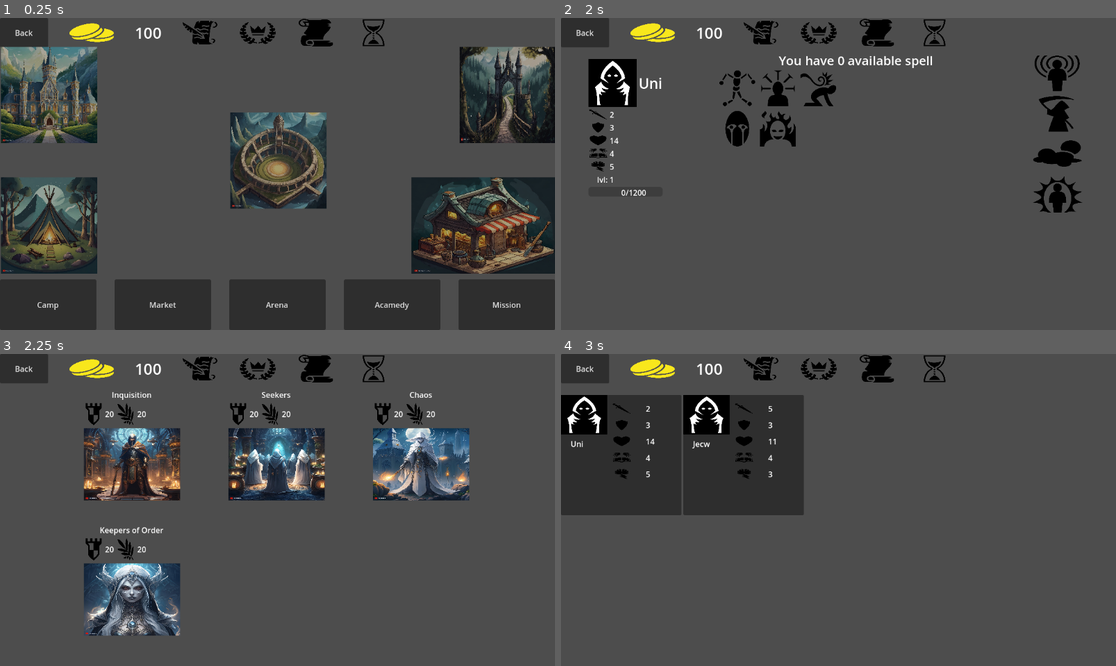
Above: before the commit, frames 1-4 (two rows, left to right).
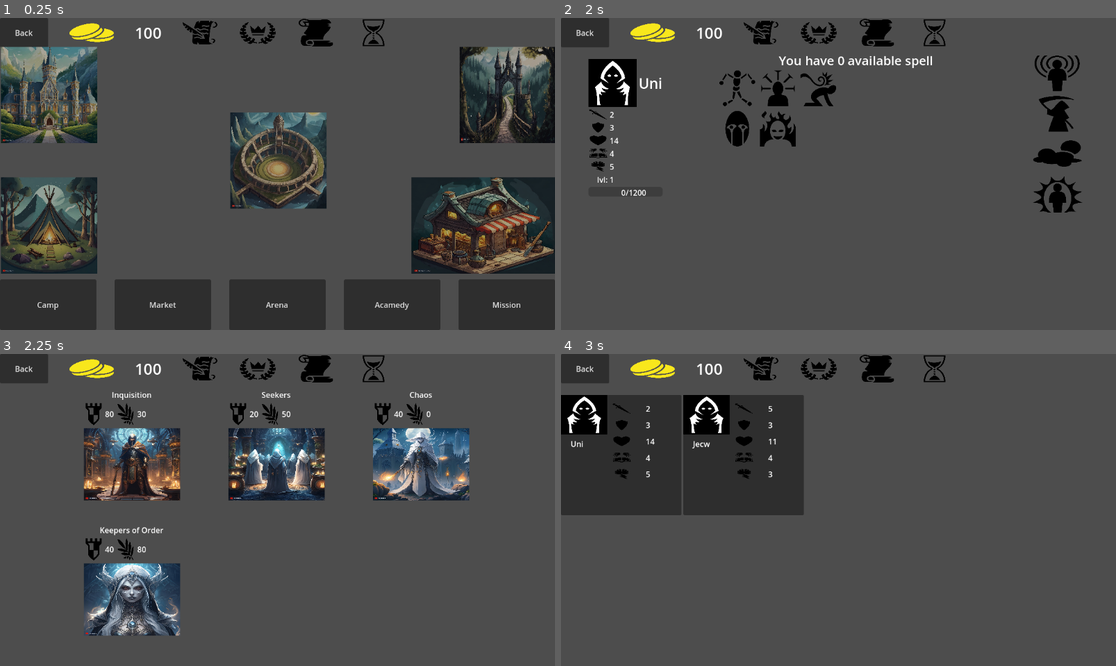
Above: after the commit, the same moments.

Repository: ualisars/ManagementPrototype
Game: Godot game, scene res://Interface/General/player_interface.tscn
Two runs of this game, one before a commit and one after it. Both use one fixed random seed, a clock stepped at 60 frames per second and the inputs below.
Inputs (mouse positions are in pixels of both pictures, inside the frame that each line leads up to):
- Up to frame 1 (0.25 s): no input
- Up to frame 2 (2 s): click "Camp" at 0.5 s; move the mouse to (622, 117) at 1.27 s; press the mouse at (622, 117) at 1.28 s
- Up to frame 3 (2.25 s): tap Enter at 2 s; move the mouse to (255, 369) at 2.02 s; release the mouse at (255, 369) at 2.03 s; click (255, 369) at 2.1 s
- Up to frame 4 (3 s): click "Back" at 2.75 s

Frames 1-2 are identical in both runs. In frame 3, less than 0.1% of the frame differs, in the area x 18-79%, y 18-64%; in frame 4, nothing differs.

Commit message:
add fraction class

Diff:
--- /dev/null
+++ b/Fractions/fraction.gd
@@ -0,0 +1,19 @@
+extends Node
+
+class_name Fraction
+
+var fraction_name: String
+var power: int
+var influence: int
+var relationship: int
+
+
+func _ready():
+	pass
+
+
+func init(init_name: String, init_power: int, init_influence: int, init_relationship) -> void:
+	fraction_name = init_name
+	power = init_power
+	influence = init_influence
+	relationship = init_relationship
--- /dev/null
+++ b/Fractions/fraction.tscn
@@ -0,0 +1,6 @@
+[gd_scene load_steps=2 format=3 uid="uid://cbwpxa6scyg2m"]
+
+[ext_resource type="Script" path="res://Fractions/fraction.gd" id="1_j8xq0"]
+
+[node name="Fraction" type="Node"]
+script = ExtResource("1_j8xq0")
--- /dev/null
+++ b/Interface/Fractions/fraction_list.gd
@@ -0,0 +1,27 @@
+extends Control
+
+
+@onready var inquisition_power_value = $FractionListContainer/InquisitionFraction/StatsContainer/PowerValue
+@onready var inquisition_relationship_value = $FractionListContainer/InquisitionFraction/StatsContainer/RelationshipValue
+
+@onready var seekers_power_value = $FractionListContainer/SeekersFraction/StatsContainer/PowerValue
+@onready var seekers_relationship_value = $FractionListContainer/SeekersFraction/StatsContainer/RelationshipValue
+
+@onready var chaos_power_value = $FractionListContainer/ChaosFraction/StatsContainer/PowerValue
+@onready var chaos_relationship_value = $FractionListContainer/ChaosFraction/StatsContainer/RelationshipValue
+
+@onready var keepers_power_value = $FractionListContainer/KeepersOfOrderFraction/StatsContainer/PowerValue
+@onready var keepers_relationship_value = $FractionListContainer/KeepersOfOrderFraction/StatsContainer/RelationshipValue
+
+func _ready() -> void:
+	inquisition_power_value.text = str(FractionManager.inquisition.power)
+	inquisition_relationship_value.text = str(FractionManager.inquisition.relationship)
+
+	seekers_power_value.text = str(FractionManager.seekers.power)
+	seekers_relationship_value.text = str(FractionManager.seekers.relationship)
+
+	chaos_power_value.text = str(FractionManager.chaos.power)
+	chaos_relationship_value.text = str(FractionManager.chaos.relationship)
+
+	keepers_power_value.text = str(FractionManager.keepers.power)
+	keepers_relationship_value.text = str(FractionManager.keepers.relationship)
--- a/Interface/Fractions/fraction_list.tscn
+++ b/Interface/Fractions/fraction_list.tscn
@@ -1,6 +1,7 @@
-[gd_scene load_steps=8 format=3 uid="uid://cf5e4uxktordi"]
+[gd_scene load_steps=9 format=3 uid="uid://cf5e4uxktordi"]
 
 [ext_resource type="PackedScene" uid="uid://c45vn5g0rmckg" path="res://Interface/General/player_info_container.tscn" id="1_hldiw"]
+[ext_resource type="Script" path="res://Interface/Fractions/fraction_list.gd" id="1_ywlde"]
 [ext_resource type="Texture2D" uid="uid://bhanw6wri0e4n" path="res://Images/power.svg" id="2_4ne6t"]
 [ext_resource type="Texture2D" uid="uid://cuxv74y4s8u71" path="res://Images/relationship.svg" id="3_gri5e"]
 [ext_resource type="Texture2D" uid="uid://daritu3vcrwvu" path="res://Images/inquisition.jpg" id="4_otpkp"]
@@ -15,6 +16,7 @@
 anchor_bottom = 1.0
 grow_horizontal = 2
 grow_vertical = 2
+script = ExtResource("1_ywlde")
 
 [node name="PlayerInfoContainer" parent="." instance=ExtResource("1_hldiw")]
 layout_mode = 0
@@ -46,28 +48,28 @@
 text = "Inquisition"
 horizontal_alignment = 1
 
-[node name="VBoxContainer" type="HBoxContainer" parent="FractionListContainer/InquisitionFraction"]
-custom_minimum_size = Vector2(0, 50)
-layout_mode = 2
-
-[node name="PowerIcon" type="TextureRect" parent="FractionListContainer/InquisitionFraction/VBoxContainer"]
-custom_minimum_size = Vector2(40, 20)
-layout_mode = 2
-texture = ExtResource("2_4ne6t")
-expand_mode = 1
-
-[node name="PowerValue" type="Label" parent="FractionListContainer/InquisitionFraction/VBoxContainer"]
-layout_mode = 2
-text = "20
-"
-
-[node name="RelationshipIcon" type="TextureRect" parent="FractionListContainer/InquisitionFraction/VBoxContainer"]
-custom_minimum_size = Vector2(40, 20)
-layout_mode = 2
-texture = ExtResource("3_gri5e")
-expand_mode = 1
-
-[node name="RelationshipValue" type="Label" parent="FractionListContainer/InquisitionFraction/VBoxContainer"]
+[node name="StatsContainer" type="HBoxContainer" parent="FractionListContainer/InquisitionFraction"]
+custom_minimum_size = Vector2(0, 50)
+layout_mode = 2
+
+[node name="PowerIcon" type="TextureRect" parent="FractionListContainer/InquisitionFraction/StatsContainer"]
+custom_minimum_size = Vector2(40, 20)
+layout_mode = 2
+texture = ExtResource("2_4ne6t")
+expand_mode = 1
+
+[node name="PowerValue" type="Label" parent="FractionListContainer/InquisitionFraction/StatsContainer"]
+layout_mode = 2
+text = "20
+"
+
+[node name="RelationshipIcon" type="TextureRect" parent="FractionListContainer/InquisitionFraction/StatsContainer"]
+custom_minimum_size = Vector2(40, 20)
+layout_mode = 2
+texture = ExtResource("3_gri5e")
+expand_mode = 1
+
+[node name="RelationshipValue" type="Label" parent="FractionListContainer/InquisitionFraction/StatsContainer"]
 layout_mode = 2
 text = "20
 "
@@ -88,28 +90,28 @@
 text = "Seekers"
 horizontal_alignment = 1
 
-[node name="VBoxContainer" type="HBoxContainer" parent="FractionListContainer/SeekersFraction"]
-custom_minimum_size = Vector2(0, 50)
-layout_mode = 2
-
-[node name="PowerIcon" type="TextureRect" parent="FractionListContainer/SeekersFraction/VBoxContainer"]
-custom_minimum_size = Vector2(40, 20)
-layout_mode = 2
-texture = ExtResource("2_4ne6t")
-expand_mode = 1
-
-[node name="PowerValue" type="Label" parent="FractionListContainer/SeekersFraction/VBoxContainer"]
-layout_mode = 2
-text = "20
-"
-
-[node name="RelationshipIcon" type="TextureRect" parent="FractionListContainer/SeekersFraction/VBoxContainer"]
-custom_minimum_size = Vector2(40, 20)
-layout_mode = 2
-texture = ExtResource("3_gri5e")
-expand_mode = 1
-
-[node name="RelationshipValue" type="Label" parent="FractionListContainer/SeekersFraction/VBoxContainer"]
+[node name="StatsContainer" type="HBoxContainer" parent="FractionListContainer/SeekersFraction"]
+custom_minimum_size = Vector2(0, 50)
+layout_mode = 2
+
+[node name="PowerIcon" type="TextureRect" parent="FractionListContainer/SeekersFraction/StatsContainer"]
+custom_minimum_size = Vector2(40, 20)
+layout_mode = 2
+texture = ExtResource("2_4ne6t")
+expand_mode = 1
+
+[node name="PowerValue" type="Label" parent="FractionListContainer/SeekersFraction/StatsContainer"]
+layout_mode = 2
+text = "20
+"
+
+[node name="RelationshipIcon" type="TextureRect" parent="FractionListContainer/SeekersFraction/StatsContainer"]
+custom_minimum_size = Vector2(40, 20)
+layout_mode = 2
+texture = ExtResource("3_gri5e")
+expand_mode = 1
+
+[node name="RelationshipValue" type="Label" parent="FractionListContainer/SeekersFraction/StatsContainer"]
 layout_mode = 2
 text = "20
 "
@@ -130,28 +132,28 @@
 text = "Chaos"
 horizontal_alignment = 1
 
-[node name="VBoxContainer" type="HBoxContainer" parent="FractionListContainer/ChaosFraction"]
-custom_minimum_size = Vector2(0, 50)
-layout_mode = 2
-
-[node name="PowerIcon" type="TextureRect" parent="FractionListContainer/ChaosFraction/VBoxContainer"]
-custom_minimum_size = Vector2(40, 20)
-layout_mode = 2
-texture = ExtResource("2_4ne6t")
-expand_mode = 1
-
-[node name="PowerValue" type="Label" parent="FractionListContainer/ChaosFraction/VBoxContainer"]
-layout_mode = 2
-text = "20
-"
-
-[node name="RelationshipIcon" type="TextureRect" parent="FractionListContainer/ChaosFraction/VBoxContainer"]
-custom_minimum_size = Vector2(40, 20)
-layout_mode = 2
-texture = ExtResource("3_gri5e")
-expand_mode = 1
-
-[node name="RelationshipValue" type="Label" parent="FractionListContainer/ChaosFraction/VBoxContainer"]
+[node name="StatsContainer" type="HBoxContainer" parent="FractionListContainer/ChaosFraction"]
+custom_minimum_size = Vector2(0, 50)
+layout_mode = 2
+
+[node name="PowerIcon" type="TextureRect" parent="FractionListContainer/ChaosFraction/StatsContainer"]
+custom_minimum_size = Vector2(40, 20)
+layout_mode = 2
+texture = ExtResource("2_4ne6t")
+expand_mode = 1
+
+[node name="PowerValue" type="Label" parent="FractionListContainer/ChaosFraction/StatsContainer"]
+layout_mode = 2
+text = "20
+"
+
+[node name="RelationshipIcon" type="TextureRect" parent="FractionListContainer/ChaosFraction/StatsContainer"]
+custom_minimum_size = Vector2(40, 20)
+layout_mode = 2
+texture = ExtResource("3_gri5e")
+expand_mode = 1
+
+[node name="RelationshipValue" type="Label" parent="FractionListContainer/ChaosFraction/StatsContainer"]
 layout_mode = 2
 text = "20
 "
@@ -172,28 +174,28 @@
 text = "Keepers of Order"
 horizontal_alignment = 1
 
-[node name="VBoxContainer" type="HBoxContainer" parent="FractionListContainer/KeepersOfOrderFraction"]
-custom_minimum_size = Vector2(0, 50)
-layout_mode = 2
-
-[node name="PowerIcon" type="TextureRect" parent="FractionListContainer/KeepersOfOrderFraction/VBoxContainer"]
-custom_minimum_size = Vector2(40, 20)
-layout_mode = 2
-texture = ExtResource("2_4ne6t")
-expand_mode = 1
-
-[node name="PowerValue" type="Label" parent="FractionListContainer/KeepersOfOrderFraction/VBoxContainer"]
-layout_mode = 2
-text = "20
-"
-
-[node name="RelationshipIcon" type="TextureRect" parent="FractionListContainer/KeepersOfOrderFraction/VBoxContainer"]
-custom_minimum_size = Vector2(40, 20)
-layout_mode = 2
-texture = ExtResource("3_gri5e")
-expand_mode = 1
-
-[node name="RelationshipValue" type="Label" parent="FractionListContainer/KeepersOfOrderFraction/VBoxContainer"]
+[node name="StatsContainer" type="HBoxContainer" parent="FractionListContainer/KeepersOfOrderFraction"]
+custom_minimum_size = Vector2(0, 50)
+layout_mode = 2
+
+[node name="PowerIcon" type="TextureRect" parent="FractionListContainer/KeepersOfOrderFraction/StatsContainer"]
+custom_minimum_size = Vector2(40, 20)
+layout_mode = 2
+texture = ExtResource("2_4ne6t")
+expand_mode = 1
+
+[node name="PowerValue" type="Label" parent="FractionListContainer/KeepersOfOrderFraction/StatsContainer"]
+layout_mode = 2
+text = "20
+"
+
+[node name="RelationshipIcon" type="TextureRect" parent="FractionListContainer/KeepersOfOrderFraction/StatsContainer"]
+custom_minimum_size = Vector2(40, 20)
+layout_mode = 2
+texture = ExtResource("3_gri5e")
+expand_mode = 1
+
+[node name="RelationshipValue" type="Label" parent="FractionListContainer/KeepersOfOrderFraction/StatsContainer"]
 layout_mode = 2
 text = "20
 "
--- a/Interface/Fractions/fractions_icon.gd
+++ b/Interface/Fractions/fractions_icon.gd
@@ -2,6 +2,7 @@
 
 @export_file("*.tscn") var scene_file
 @export_file("*.tscn") var parent_file_path
+
 
 func open_scene():
 	Messenger.NEW_SCENE_OPENED.emit(parent_file_path)
--- /dev/null
+++ b/World/fraction_manager.gd
@@ -0,0 +1,30 @@
+extends Node
+
+var fractions: Array
+
+var keepers: Fraction
+var chaos: Fraction
+var seekers: Fraction
+var inquisition: Fraction
+
+func _ready():
+	init_franctions()
+
+
+func init_franctions() -> void:
+	keepers = Fraction.new()
+	keepers.init("Keepers of Order", 40, 20, 80)
+
+	chaos = Fraction.new()
+	chaos.init("Chaos", 40, 10, 0)
+
+	seekers = Fraction.new()
+	seekers.init("Seekers", 20, 10, 50)
+
+	inquisition = Fraction.new()
+	inquisition.init("Inquisition", 80, 80, 30)
+
+	fractions.append(keepers)
+	fractions.append(chaos)
+	fractions.append(seekers)
+	fractions.append(inquisition)
--- /dev/null
+++ b/World/fraction_manager.tscn
@@ -0,0 +1,6 @@
+[gd_scene load_steps=2 format=3 uid="uid://b3hxxdbsyid5w"]
+
+[ext_resource type="Script" path="res://World/fraction_manager.gd" id="1_j4ixa"]
+
+[node name="FractionManager" type="Node"]
+script = ExtResource("1_j4ixa")
--- a/project.godot
+++ b/project.godot
@@ -26,6 +26,7 @@
 GameManager="*res://World/game_manager.tscn"
 TaskManager="*res://World/task_manager.tscn"
 LevelManager="*res://World/level_manager.tscn"
+FractionManager="*res://World/fraction_manager.tscn"
 
 [editor]
 
